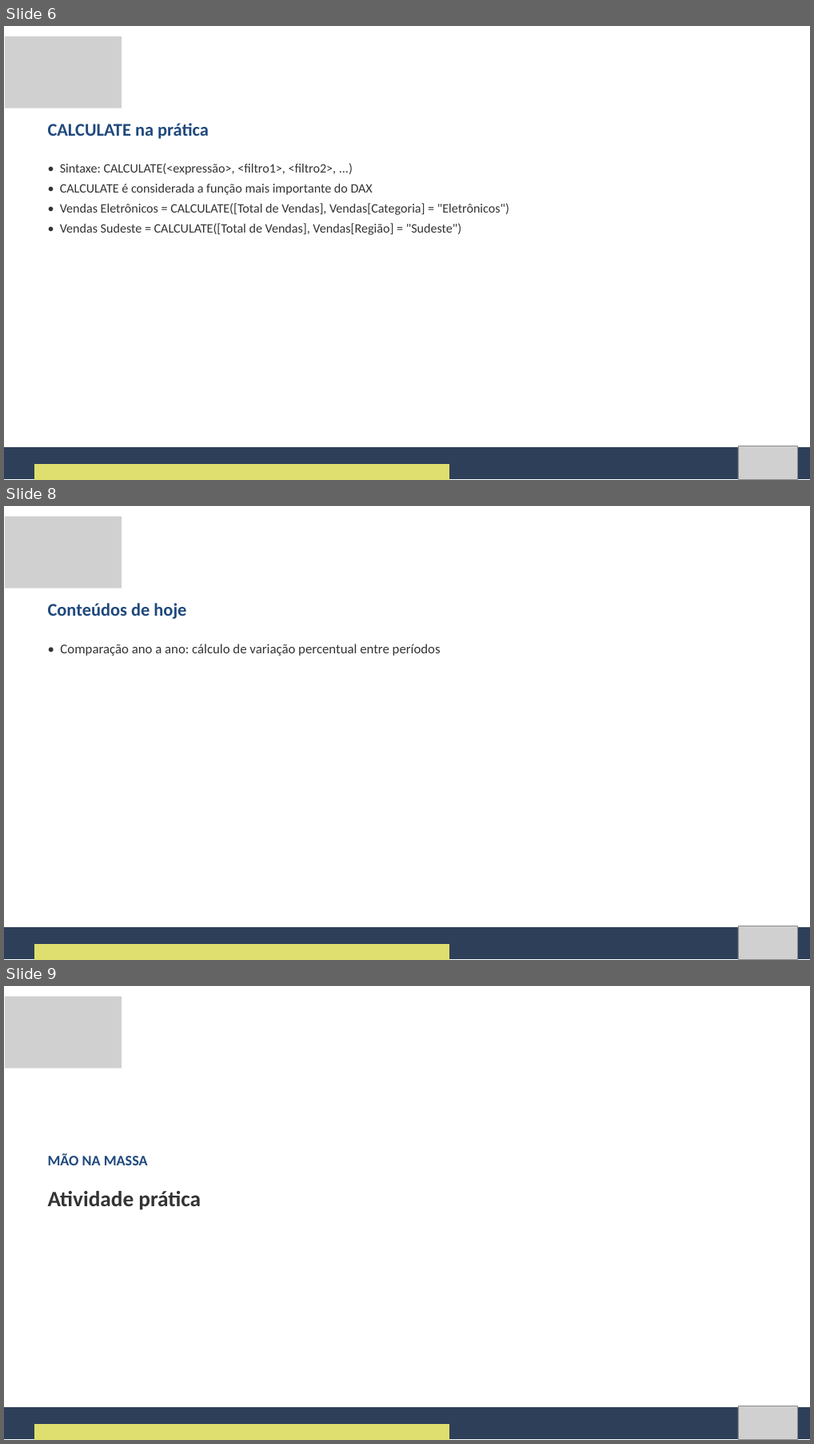
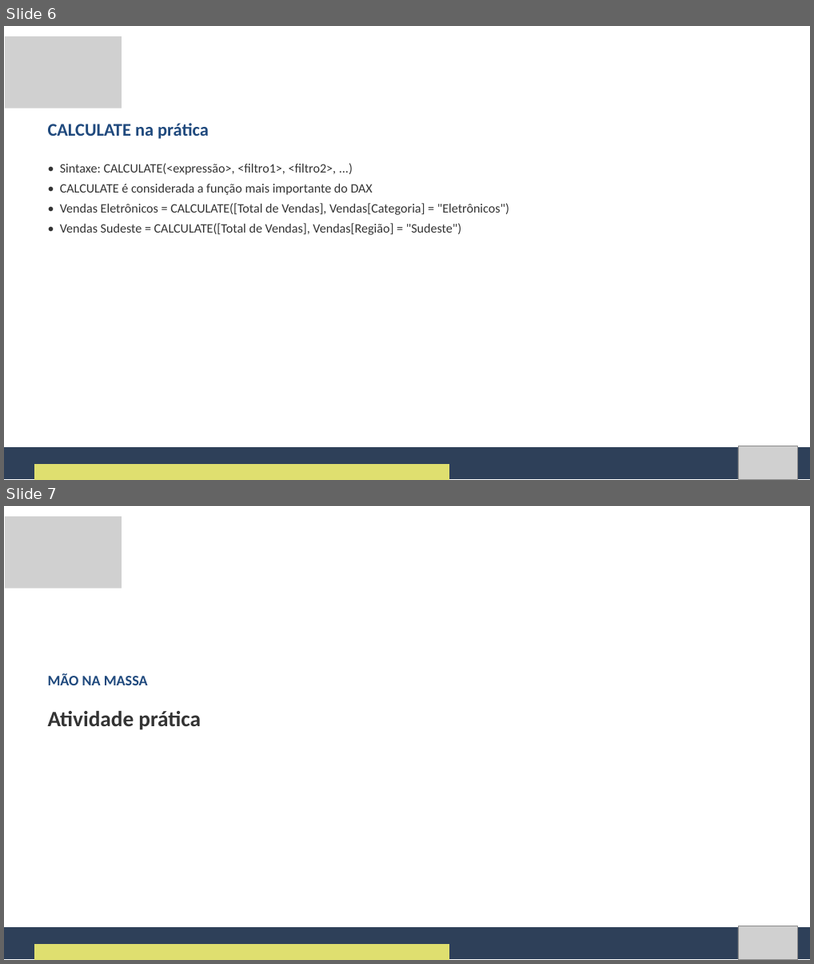
Before and after one commit to Natan20/Curso-PowerBI-Desktop-Material, a slide deck: Aula 07 - 17-09-2026/Aula 7 - Slides.pptx. Shown one above the other, each under a label of ours: slides 6, 8 and 9 before the commit, slides 6 and 7 after it; the slides between them are not shown. The pictures are 814x1444 and 814x964 pixels, drawn with LibreOffice and Linux fonts; fonts in the diff are those of the drawing; grey boxes stand for pictures. Boxes give left, top, right and bottom in pixels: in the first picture for what was removed or moved away, otherwise in the second. Text is boxed around its words. In the diff, an @@ line names an element or a change of style, - is before the commit and + after.

```diff
--- a/Aula 07 - 17-09-2026/Aula 7 - Slides.pptx
+++ b/Aula 07 - 17-09-2026/Aula 7 - Slides.pptx
@@ slide 8 removed at (4, 506, 810, 960), background #FFFFFF @@
@@ picture removed at (5, 516, 122, 588) @@
@@ text removed at (48, 603, 186, 619) @@
-Conteúdos de hoje
@@ text removed at (60, 644, 441, 656) @@
-• Comparação ano a ano: cálculo de variação percentual entre períodos
@@ freeform shape removed at (4, 927, 810, 959) @@
@@ picture removed at (738, 926, 798, 959) @@
@@ freeform shape removed at (34, 944, 450, 960) @@
@@ what was slide 9 is now slide 7 @@
```
Also in this commit, not shown: 1 slide changed, 1 other slide removed, 5 other files.
